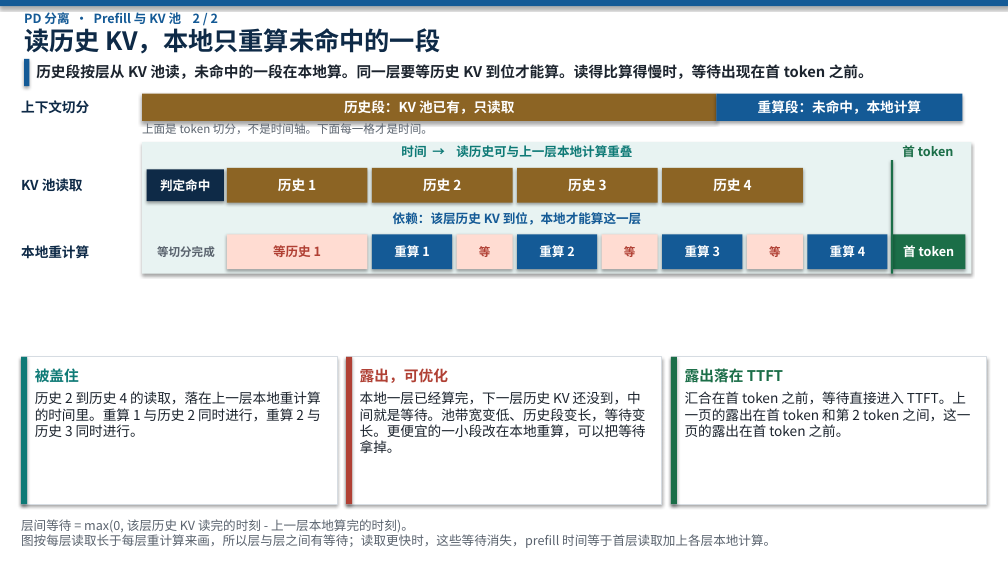
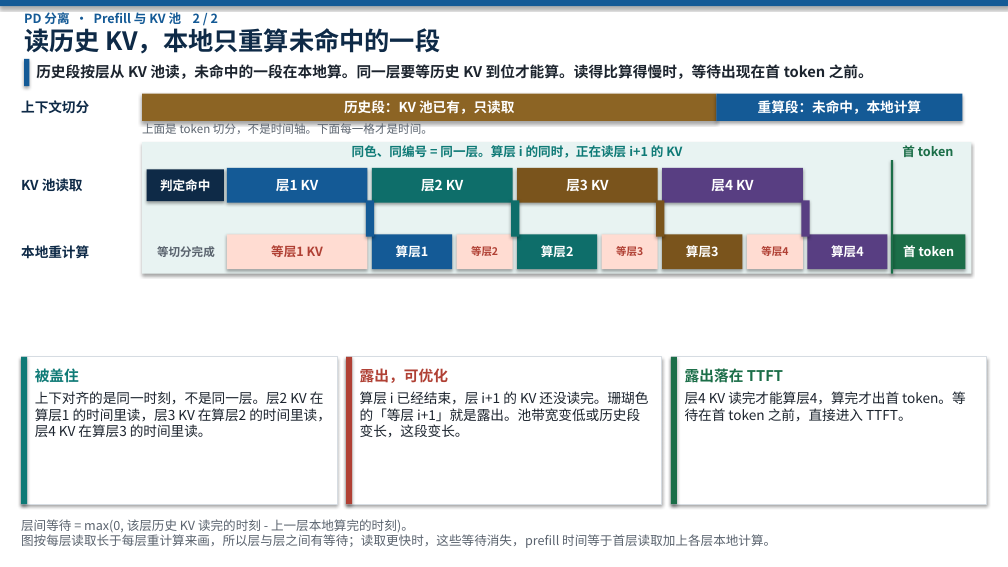
Before and after one commit to 69515164-rgb/UCL-MPComm, a slide deck: slide 2 of docs/kv-handoff-timeline.pptx. Drawn at 1008x567 pixels with LibreOffice and Linux fonts; fonts in the diff are those of the drawing. Boxes give left, top, right and bottom in pixels: in the first picture for what was removed or moved away, otherwise in the second. Text is boxed around its words. In the diff, an @@ line names an element or a change of style, - is before the commit and + after.

```diff
--- a/docs/kv-handoff-timeline.pptx
+++ b/docs/kv-handoff-timeline.pptx
@@ text at [352,145,682,158]: text changed @@
-时间 → 读历史可与上一层本地计算重叠
+同色、同编号 = 同一层。算层 i 的同时，正在读层 i+1 的 KV
@@ rectangle "层1 KV" at [227,168,368,203]: fill #8C6424 to #145A96 @@
@@ text in rectangle at [276,179,319,191]: text changed @@
-历史 1
+层1 KV
@@ rectangle "层2 KV" at [372,168,513,203]: fill #8C6424 to #0E6E6A @@
@@ text in rectangle at [421,179,464,191]: text changed @@
-历史 2
+层2 KV
@@ rectangle "层3 KV" at [517,168,658,203]: fill #8C6424 to #7A541C @@
@@ text in rectangle at [566,179,609,191]: text changed @@
-历史 3
+层3 KV
@@ rectangle "层4 KV" at [662,168,803,203]: fill #8C6424 to #583E82 @@
@@ text in rectangle at [711,179,754,191]: text changed @@
-历史 4
+层4 KV
@@ rectangle added at [366,200,374,237], fill #145A96 @@
@@ rectangle added at [511,200,520,237], fill #0E6E6A @@
@@ rectangle added at [656,200,665,237], fill #7A541C @@
@@ rectangle added at [802,200,810,237], fill #583E82 @@
@@ text removed at [393,212,641,225] @@
-依赖：该层历史 KV 到位，本地才能算这一层
@@ rectangle "算层2" at [517,234,597,269]: fill #145A96 to #0E6E6A @@
@@ rectangle "算层3" at [662,234,743,269]: fill #145A96 to #7A541C @@
@@ rectangle "算层4" at [808,234,888,269]: fill #145A96 to #583E82 @@
@@ text in rectangle at [271,245,323,257]: text changed @@
-等历史 1
+等层1 KV
@@ text in rectangle at [396,245,429,257]: text changed @@
-重算 1
+算层1
@@ text in rectangle at [471,246,498,256]: text changed; size 11 to 10 pt @@
-等
+等层2
@@ text in rectangle at [541,245,574,257]: text changed @@
-重算 2
+算层2
@@ text in rectangle at [616,246,643,256]: text changed; size 11 to 10 pt @@
-等
+等层3
@@ text in rectangle at [686,245,719,257]: text changed @@
-重算 3
+算层3
@@ text in rectangle at [761,246,788,256]: text changed; size 11 to 10 pt @@
-等
+等层4
@@ text in rectangle at [831,245,864,257]: text changed @@
-重算 4
+算层4
@@ text at [35,391,331,437]: text changed @@
-历史 2 到历史 4 的读取，落在上一层本地重计算的时间里。重算 1 与历史 2 同时进行，重算 2 与历史 3 同时进行。
+上下对齐的是同一时刻，不是同一层。层2 KV 在算层1 的时间里读，层3 KV 在算层2 的时间里读，层4 KV 在算层3 的时间里读。
@@ text at [360,391,648,437]: text changed @@
-本地一层已经算完，下一层历史 KV 还没到，中间就是等待。池带宽变低、历史段变长，等待变长。更便宜的一小段改在本地重算，可以把等待拿掉。
+算层 i 已经结束，层 i+1 的 KV 还没读完。珊瑚色的「等层 i+1」就是露出。池带宽变低或历史段变长，这段变长。
@@ text at [685,391,966,421]: text changed @@
-汇合在首 token 之前，等待直接进入 TTFT。上一页的露出在首 token 和第 2 token 之间，这一页的露出在首 token 之前。
+层4 KV 读完才能算层4，算完才出首 token。等待在首 token 之前，直接进入 TTFT。
```
Also in this commit, not shown: 1 other file.
